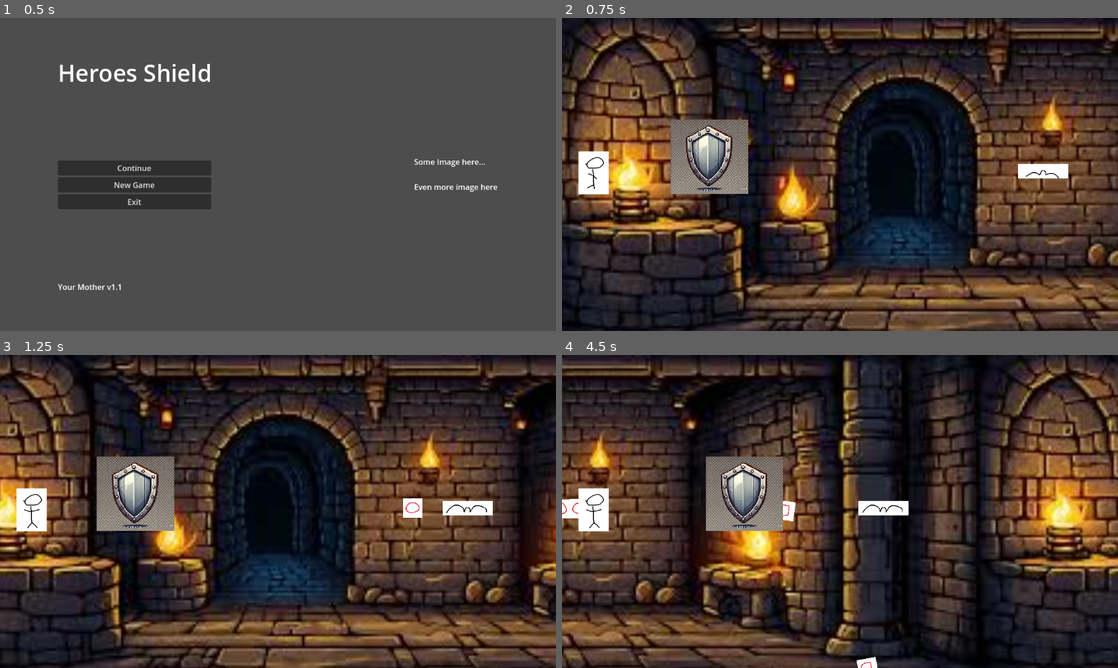
Above: before the commit, frames 1-4 (two rows, left to right).
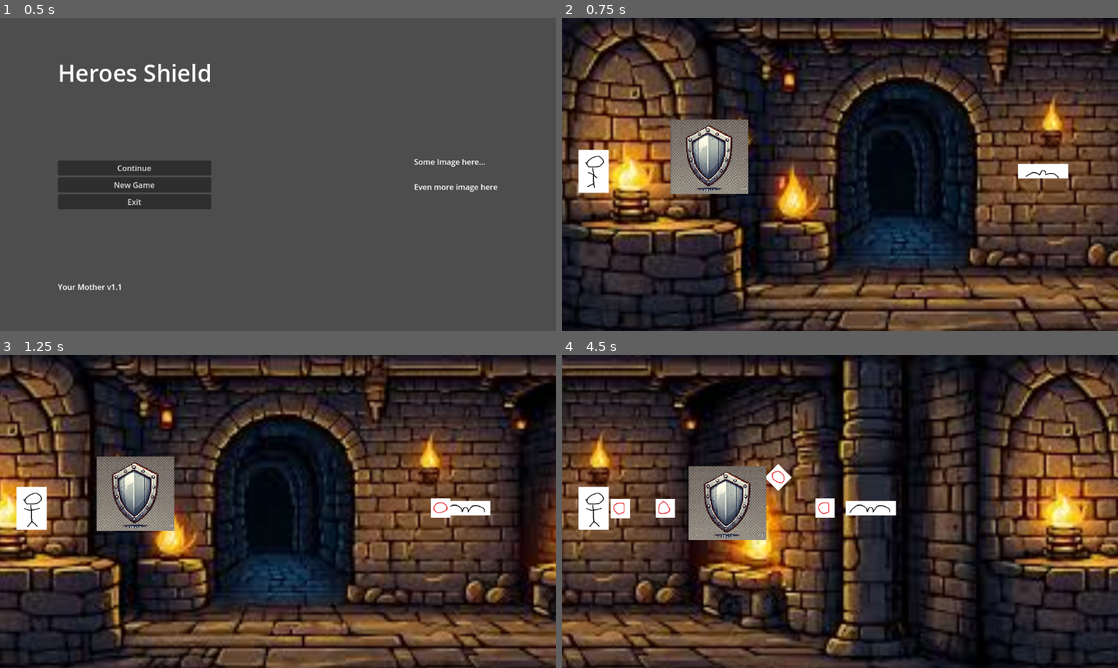
Above: after the commit, the same moments.

Repository: Cookie-Tin-Studios/Heroes-Shield
Game: Godot game, scene res://scenes/menu/main_menu.tscn
Two runs of this game, one before a commit and one after it. Both use one fixed random seed, a clock stepped at 60 frames per second and the inputs below.
Inputs:
- Up to frame 1 (0.5 s): no input
- Up to frame 2 (0.75 s): click "New Game" at 0.5 s
- Up to frame 3 (1.25 s): no input
- Up to frame 4 (4.5 s): hold Right (ui_right) 1.28-2.03 s; hold Down (ui_down) 2.03-2.78 s; hold Right (ui_right) 2.78-3.53 s; hold Up (ui_up) 3.53-4.28 s; hold Left (ui_left) from 4.28 s (still down)

Frame 1 is identical in both runs. In frame 2, 0.2% of the frame differs, in the area x 2-9%, y 42-57%; in frame 3, 0.7%; in frame 4, 5.4%, in the area x 0-63%, y 32-100%.

Commit message:
Functional, shooting, bat

Diff:
--- /dev/null
+++ b/icon.svg
@@ -0,0 +1 @@
+<svg xmlns="http://www.w3.org/2000/svg" width="128" height="128"><rect width="124" height="124" x="2" y="2" fill="#363d52" stroke="#212532" stroke-width="4" rx="14"/><g fill="#fff" transform="translate(12.322 12.322)scale(.101)"><path d="M105 673v33q407 354 814 0v-33z"/><path fill="#478cbf" d="m105 673 152 14q12 1 15 14l4 67 132 10 8-61q2-11 15-15h162q13 4 15 15l8 61 132-10 4-67q3-13 15-14l152-14V427q30-39 56-81-35-59-83-108-43 20-82 47-40-37-88-64 7-51 8-102-59-28-123-42-26 43-46 89-49-7-98 0-20-46-46-89-64 14-123 42 1 51 8 102-48 27-88 64-39-27-82-47-48 49-83 108 26 42 56 81zm0 33v39c0 276 813 276 814 0v-39l-134 12-5 69q-2 10-14 13l-162 11q-12 0-16-11l-10-65H446l-10 65q-4 11-16 11l-162-11q-12-3-14-13l-5-69z"/><path d="M483 600c0 34 58 34 58 0v-86c0-34-58-34-58 0z"/><circle cx="725" cy="526" r="90"/><circle cx="299" cy="526" r="90"/></g><g fill="#414042" transform="translate(12.322 12.322)scale(.101)"><circle cx="307" cy="532" r="60"/><circle cx="717" cy="532" r="60"/></g></svg>
--- a/scenes/idiot_hero.tscn
+++ b/scenes/idiot_hero.tscn
@@ -28,7 +28,6 @@
 script = ExtResource("1_cdcv3")
 
 [node name="AnimatedSprite2D" type="AnimatedSprite2D" parent="."]
-position = Vector2(0, 5)
 scale = Vector2(1.122, 1)
 sprite_frames = SubResource("SpriteFrames_ar3yn")
 animation = &"idle"
@@ -36,5 +35,4 @@
 frame_progress = 0.889135
 
 [node name="CollisionShape2D" type="CollisionShape2D" parent="."]
-position = Vector2(0, 5)
 shape = SubResource("RectangleShape2D_74d3d")
--- a/scenes/mob_bat.tscn
+++ b/scenes/mob_bat.tscn
@@ -23,6 +23,8 @@
 size = Vector2(173, 40)
 
 [node name="MobBat" type="RigidBody2D"]
+collision_layer = 2
+collision_mask = 2
 gravity_scale = 0.0
 script = ExtResource("1_5ymdd")
 projectile_scene = ExtResource("2_3rjrx")
--- a/scenes/projectile.tscn
+++ b/scenes/projectile.tscn
@@ -36,5 +36,4 @@
 
 [node name="CollisionShape2D" type="CollisionShape2D" parent="."]
 shape = SubResource("CircleShape2D_3b7u6")
-one_way_collision = true
 one_way_collision_margin = 0.0
--- a/scenes/shield.tscn
+++ b/scenes/shield.tscn
@@ -17,5 +17,4 @@
 texture = ExtResource("1_1ilqa")
 
 [node name="CollisionShape2D" type="CollisionShape2D" parent="."]
-position = Vector2(5, -2)
 shape = SubResource("CircleShape2D_3sjvr")
--- a/scripts/idiot/idiot.gd
+++ b/scripts/idiot/idiot.gd
@@ -1,4 +1,4 @@
-extends Node2D
+extends CharacterBody2D
 
 @export var speed: float = 100.0
 
--- a/scripts/mobs/mob_bat.gd
+++ b/scripts/mobs/mob_bat.gd
@@ -2,7 +2,7 @@
 
 @onready var global_tick = get_node("/root/Tick")
 @export var projectile_scene: PackedScene
-@export var shooting_speed: float = 1000.0
+@export var shooting_speed: float = 500.0
 @export var target: CharacterBody2D
 
 func shoot_projectile() -> void:
@@ -14,19 +14,18 @@
 	# Take the Projectile scene and bring it into
 	var projectile = projectile_scene.instantiate()
 
-	# Give the projectile the inital
+	# Give the projectile the inital position (same as bat)
 	projectile.global_position = global_position
 
-	# 3. Calculate the direction toward the target
+	# Make projectile target NPC Hero
 	var direction = (target.global_position - global_position).normalized()
 
-	# 4. Assign velocity or force depending on projectile type
 
-	# If the projectile is a RigidBody2D:
+	# Assign velocity to projectile
 	if projectile is RigidBody2D:
 		projectile.linear_velocity = direction * shooting_speed
 
-	# 5. Add the projectile to the scene tree
+	# Add projectile to scene.
 	get_tree().get_current_scene().add_child(projectile)
 
 
@@ -34,36 +33,18 @@
 func _on_tick():
 	shoot_projectile()
 
-
 # Called when the node enters the scene tree for the first time.
 func _ready() -> void:
 	global_tick.timeout.connect(_on_tick)
 	pass # Replace with function body.
 
-
-# Called every frame. 'delta' is the elapsed time since the previous frame.
-func _process(delta: float) -> void:
-	# Example: shoot a projectile every second
-	# (simple logic, you could use a Timer node, or more advanced AI conditions)
-	pass
+# Not required, we're using physics process instead.
+## Called every frame. 'delta' is the elapsed time since the previous frame.
+#func _process(delta: float) -> void:
+	#pass
 
 @export var movement_speed: float = -100.0
 
 func _physics_process(delta: float) -> void:
 	# Move the NPC to the right at 'speed' pixels per second
 	position.x += movement_speed * delta
-	restrict_to_camera()
-
-
-func restrict_to_camera() -> void:
-	# Get the active Camera2D
-	var camera = get_viewport().get_camera_2d()
-	if not camera:
-		return
-
-	# Calculate the camera's visible area in world coordinates
-	var camera_rect = Rect2(camera.global_position - (get_viewport_rect().size / 2) / camera.zoom, get_viewport_rect().size / camera.zoom)
-
-	# Clamp the character's position within the camera's visible area
-	position.x = clamp(position.x, camera_rect.position.x, camera_rect.position.x + camera_rect.size.x)
-	position.y = clamp(position.y, camera_rect.position.y, camera_rect.position.y + camera_rect.size.y)
Not shown: 1 places in scenes/main.tscn that only renumber resources
Not shown: 1 places in scenes/mob_bat.tscn that only renumber resources
Not shown: 1 places in scenes/projectile.tscn that only renumber resources
